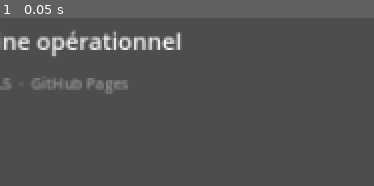
Above: before the commit, frame 1.
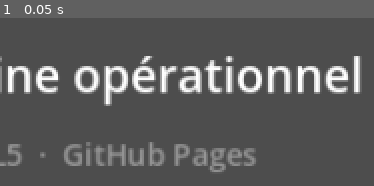
Above: after the commit, the same moment.

Repository: BaBoUSoulChild/AOELike
Game: Godot game, scene res://scenes/main/main.tscn
The game is run twice, just before and just after one commit, with the same random seed, the same clock (stepped at 60 frames per second) and the same inputs.
Inputs:
- Up to frame 1 (0.05 s): no input

The runs differ from the first frame. In frame 1, 17% of the frame differs, in the area x 0-97%, y 7-92%.

Commit message:
Fix affichage mobile : viewport 960x540 + centrage flexbox
- Réduit le viewport de 1920x1080 à 960x540 (16:9, moins de débordement)
- CSS simplifié : flexbox center sur body, laisse Godot gérer le canvas

https://claude.ai/code/session_01SswqkHnzHoUk6hEhriGdVb

Diff:
--- a/project.godot
+++ b/project.godot
@@ -13,8 +13,8 @@
 
 [display]
 
-window/size/viewport_width=1920
-window/size/viewport_height=1080
+window/size/viewport_width=960
+window/size/viewport_height=540
 window/stretch/mode="canvas_items"
 window/stretch/aspect="expand"
 
Not shown, changed: .github/workflows/deploy.yml
